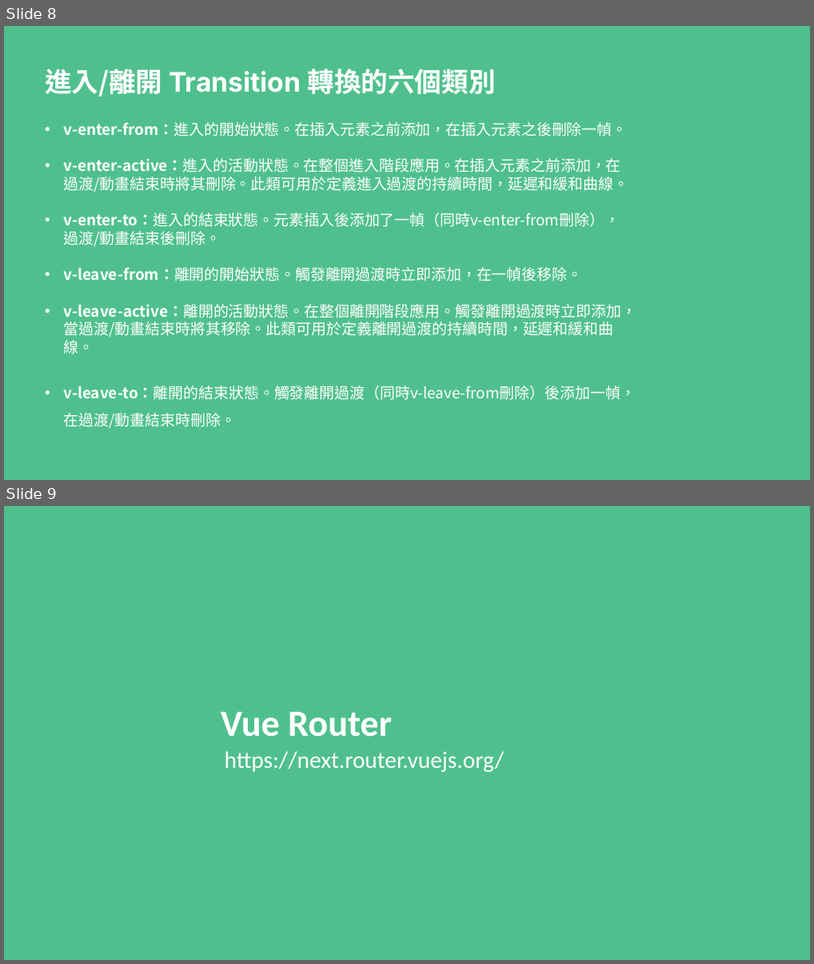
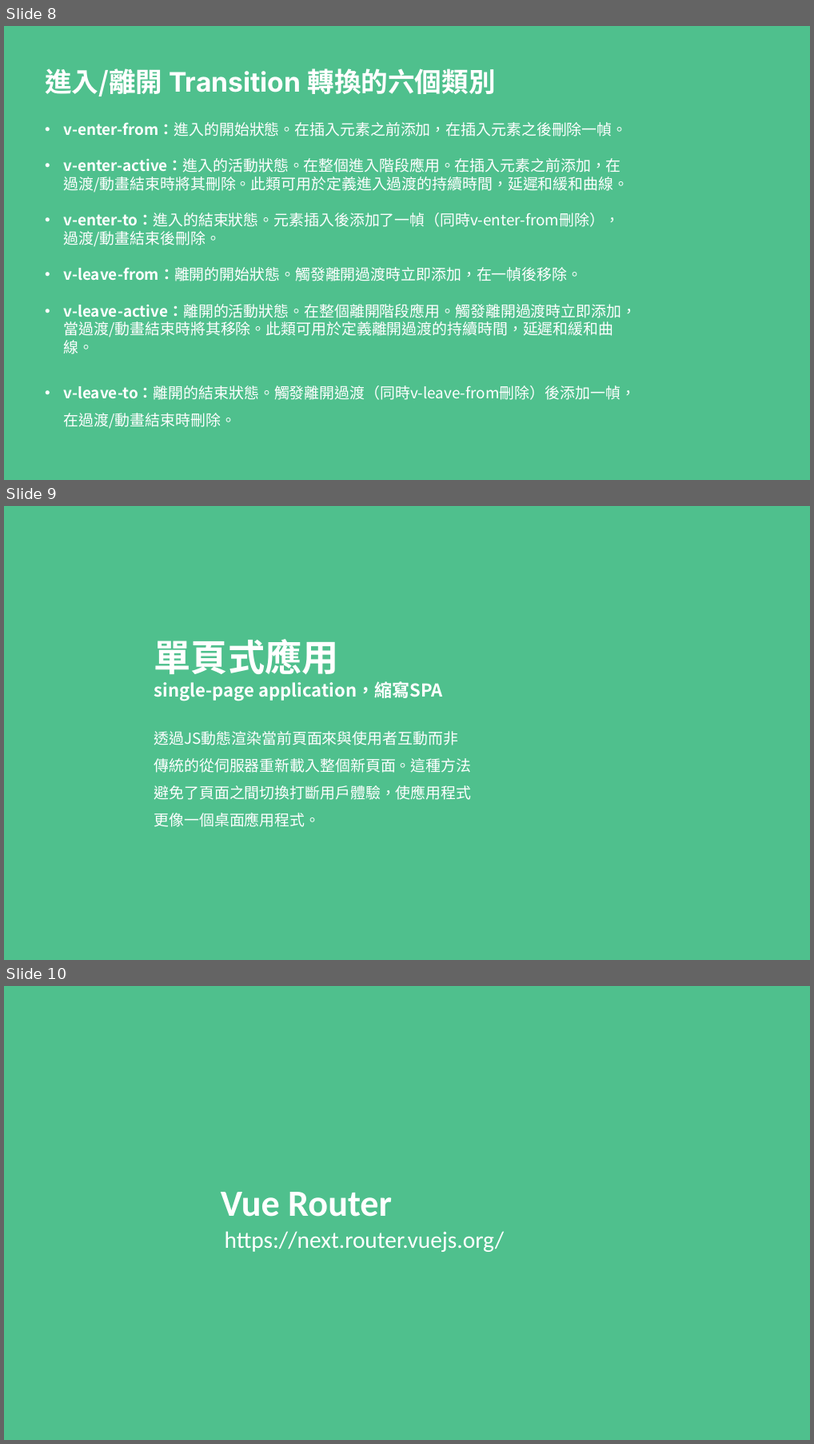
Before and after one commit to MikeOnlineCourse/Vue3_Course_Example, a slide deck: 04-VUE-CLI-Router-Components/vue-cli.pptx. Shown one above the other, each under a label of ours: slides 8 and 9 before the commit, slides 8, 9 and 10 after it. The pictures are 814x964 and 814x1444 pixels, drawn with LibreOffice and Linux fonts; fonts in the diff are those of the drawing. Boxes give left, top, right and bottom in pixels: in the first picture for what was removed or moved away, otherwise in the second. Text is boxed around its words. In the diff, an @@ line names an element or a change of style, - is before the commit and + after.

Commit message:
add ppt page

```diff
--- a/04-VUE-CLI-Router-Components/vue-cli.pptx
+++ b/04-VUE-CLI-Router-Components/vue-cli.pptx
@@ slide 9 added at (x1=4, y1=506, x2=810, y2=960), background #4FC08D @@
@@ text added at (x1=154, y1=639, x2=443, y2=700), 21 pt, text #FFFFFF, bold @@
+單頁式應用
+single-page application，縮寫SPA
@@ text added at (x1=154, y1=731, x2=472, y2=827), 18 pt, text #FFFFFF @@
+透過JS動態渲染當前頁面來與使用者互動而非傳統的從伺服器重新載入整個新頁面。這種方法避免了頁面之間切換打斷用戶體驗，使應用程式更像一個桌面應用程式。
@@ what was slide 9 is now slide 10 @@
```
